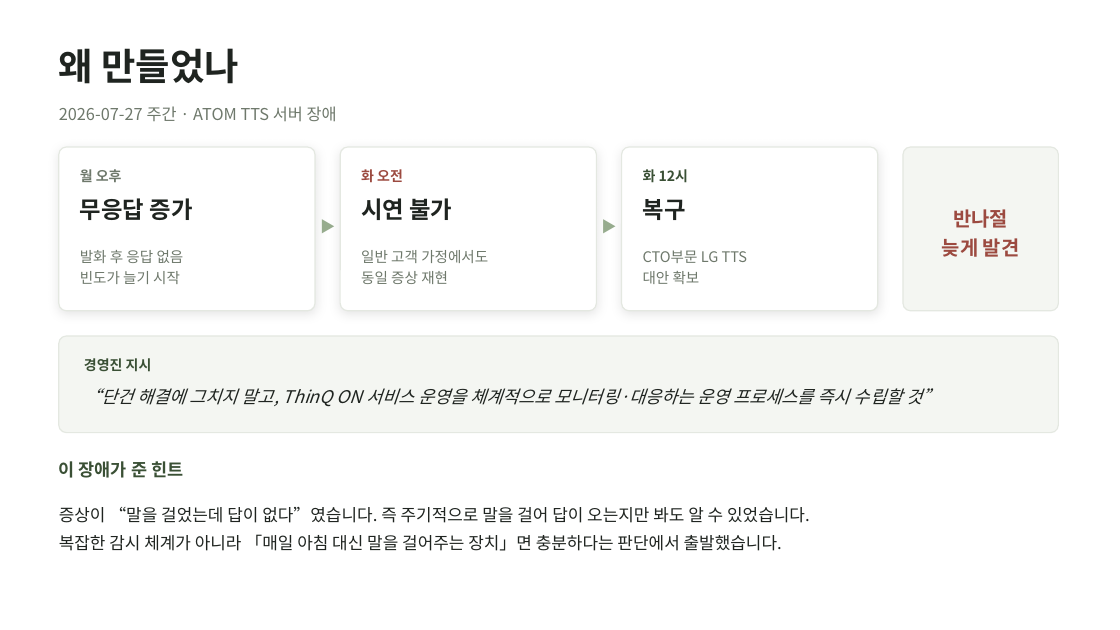
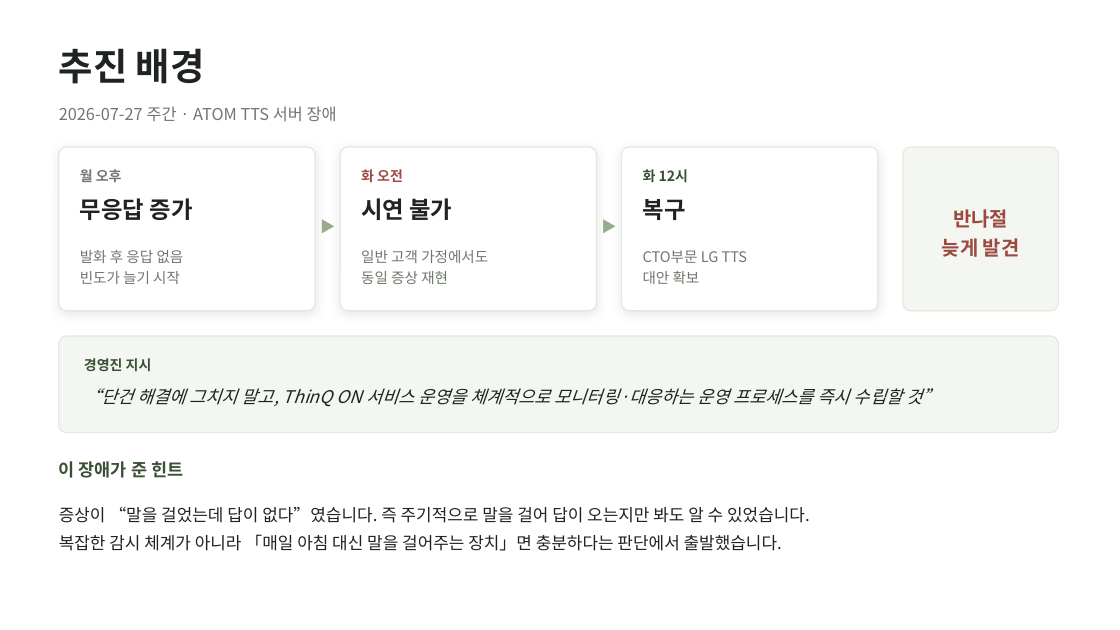
Before and after one commit to wonseok0415/wonseok-lab, a slide deck: slide 3 of thinqreal/fieldcheck/FieldCheck_진행보고_20260802.pptx. Drawn at 1120x630 pixels with LibreOffice and Linux fonts; fonts in the diff are those of the drawing. Boxes give left, top, right and bottom in pixels: in the first picture for what was removed or moved away, otherwise in the second. Text is boxed around its words. In the diff, an @@ line names an element or a change of style, - is before the commit and + after.

```diff
--- a/thinqreal/fieldcheck/FieldCheck_진행보고_20260802.pptx
+++ b/thinqreal/fieldcheck/FieldCheck_진행보고_20260802.pptx
@@ text at [59, 48, 205, 84]: text changed @@
-왜 만들었나
+추진 배경
```
Also in this commit, not shown: 11 other slides changed, 4 other files.
